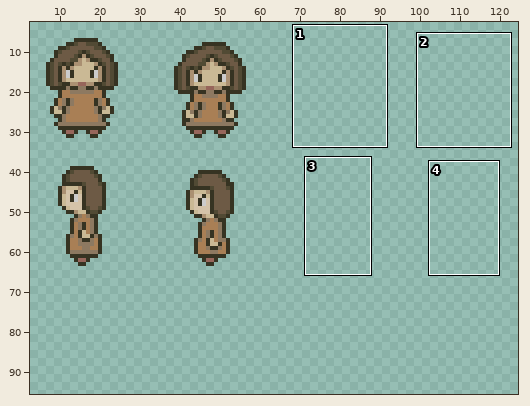
Edited in one commit: pixel-art file (assets/01_characters/03_pnjs/randomWoman-Sheet.aseprite). The first picture is a wide view before the edit; the outline marks the close-up.
Close-up. Before the edit:
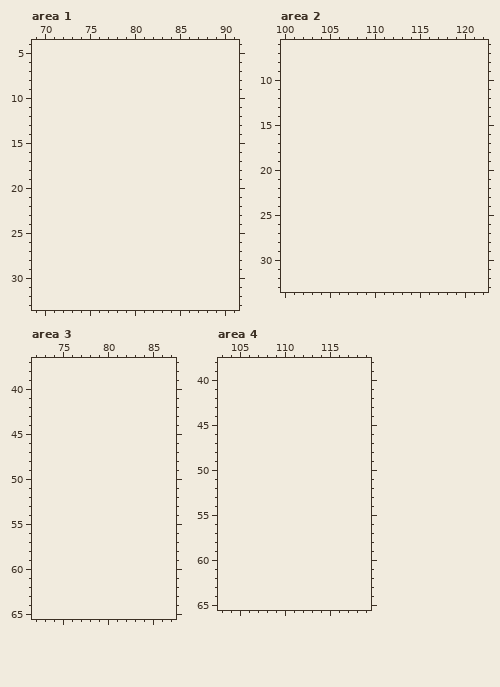
64x64 pixels, 1 frame. Shown: area 1: x 69..91, y 4..33; area 2: x 100..122, y 6..33; area 3: x 72..87, y 37..65; area 4: x 103..119, y 38..65. The old version is drawn lined up with the new one, on the new canvas. The wide view leaves out empty margins. The commit also changed other parts of the picture, which this record leaves out.
After the commit:
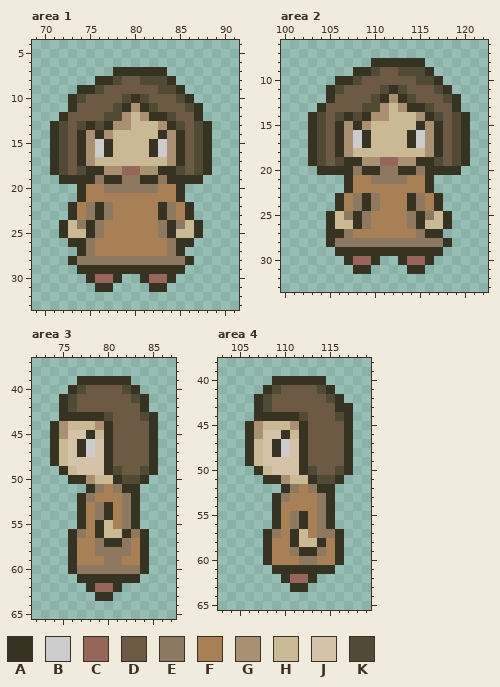
Palette (. is transparent): A #363322  B #cccccc  C #97665b  D #6d5a45  E #8d7961  F #a97f55  G #aa9072  H #cab995  J #d4c3a9  K #514a34
Diff:
canvas 64x64 -> 128x96
Changed rows in their new state; - is an unchanged pixel.
Area 1:
first column x 71:
 7 -------AAAAAA-----
 8 -----AAKDDKKKA----
 9 ---AAKDDDDDDKKA---
10 --AKDDDDKAKDDDKA--
11 --ADDDDKAGAKDDDKA-
12 -ADDDDKKGHGAAKDDA-
13 AKDKAKAGGHHHGAKDKA
14 AKDAGAGHHHHHAGADKA
15 AKDAGBAHHHHABGADKA
16 AKDAGBAHHHHABGADKA
17 AKDAGHHHHHHHHGADKA
18 AKDKAAGGCCGGAAKDKA
19 -AAAAEAAEEAAEAAAA-
20 ---AFFEEEEEEFFA---
21 ---AFFFFFFFFFFA---
22 --AFEAEFFFFFAEFA--
23 --AFEAEFFFFFAEFA--
24 -AHEAEFFFFFFEAEHA-
25 -AHHAEFFFFFFEAHHA-
26 --AAEFFFFFFFFEAA--
27 ---AEFFFFFFFFEA---
28 --AEEEEEEEEEEEEA--
29 ---AAAAAAAAAAAA---
30 ----ACCA--ACCA----
31 -----AA----AA-----
Area 2:
first column x 103:
 8 -------AAAAAA-----
 9 -----AAKDDKKKA----
10 ---AAKDDDDDDKKA---
11 --AKDDDDKAKDDDKA--
12 --ADDDDKAGAKDDDKA-
13 -ADDDDKKGHGAAKDDA-
14 AKDKAKAGGHHHGAKDKA
15 AKDAGAGHHHHHAGADKA
16 AKDAGBAHHHHABGADKA
17 AKDAGBAHHHHABGADKA
18 AKDAGHHHHHHHHGADKA
19 AKDKAAGGCCGGAAKDKA
20 -AAAAEAAEEAAEAAAA-
21 ----AFFEEEEFFA----
22 ----AFFFFFFFFA----
23 ---AFEAEFFFAEFA---
24 ---AFEAEFFFAEFA---
25 --AHEAEFFFFEAEHA--
26 --AHHAEFFFFEAHHA--
27 --AAEFFFFFFFEAA---
28 --AEEEEEEEEEEEEA--
29 ---AAAAAAAAAAAA---
30 ----ACCA--ACCA----
31 -----AA----AA-----
Area 3:
first column x 74:
39 ---AAAAAA---
40 --AKDDDDKA--
41 -AKDDDDDDKA-
42 -AKDDDDDDDA-
43 -AAAAAKDDDKA
44 AGHHHGADDDDA
45 AGJJAHADDDDA
46 AHJABJADDDDA
47 AHJABJADDDDA
48 AHJJJJADDDDA
49 -AHJJJAKDDKA
50 --AAGHHAKKA-
51 ----AEFEAA--
52 ---AEFFFEA--
53 ---AFEAFEA--
54 ---AFEAFEA--
55 ---AFAHFEA--
56 --AEFAHHAEA-
57 --AFFEAAEFA-
58 --AFFEEEEFA-
59 --AFFFEEFFA-
60 --AEEEEEEEA-
61 ---AAAAAAA--
62 ----ACCA----
63 -----AA-----
Area 4:
first column x 106:
40 ---AAAAAA---
41 --AKDDDDKA--
42 -AKDDDDDDKA-
43 -AKDDDDDDDAA
44 -AAAAAKDDDKA
45 AGHHHGADDDDA
46 AGJJAHADDDDA
47 AHJABJADDDDA
48 AHJABJADDDDA
49 AHJJJJADDDDA
50 -AHJJJAKDDKA
51 --AAGHHAKKA-
52 ----AEFEAA--
53 ---AEFFFEA--
54 ---AFFFFEA--
55 ---AFEAFEA--
56 ---AFEAFEA--
57 --AEFAHFEEA-
58 --AFFAHHAFA-
59 --AFFEAAEFA-
60 --AFFFEEFFA-
61 ---AAAAAAA--
62 ----ACCA----
63 -----AA-----
Pixel boxes of the changes (left, top, right, bottom) in both close-ups:
added: (50, 67, 212, 292)
added: (308, 58, 470, 274)
added: (50, 376, 158, 601)
added: (245, 376, 353, 592)
